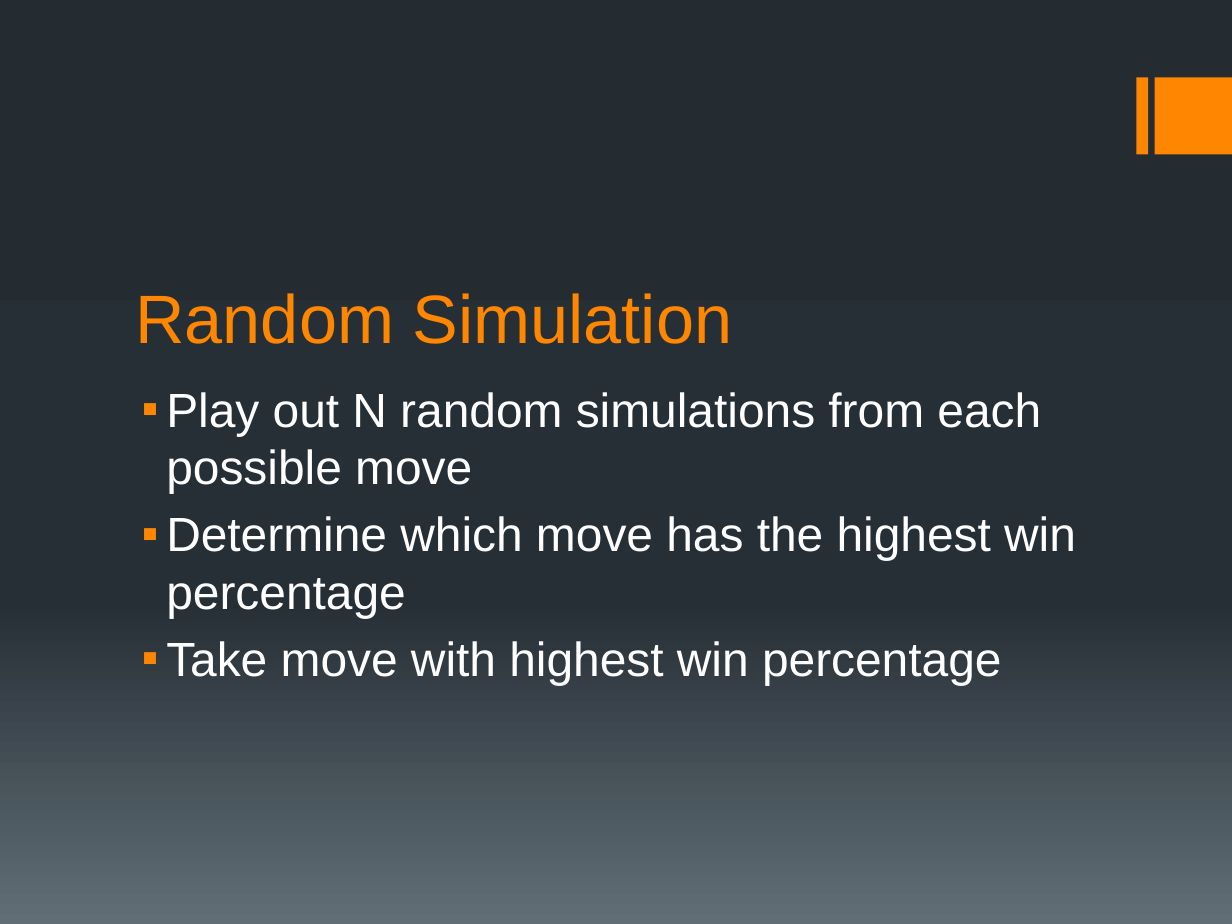
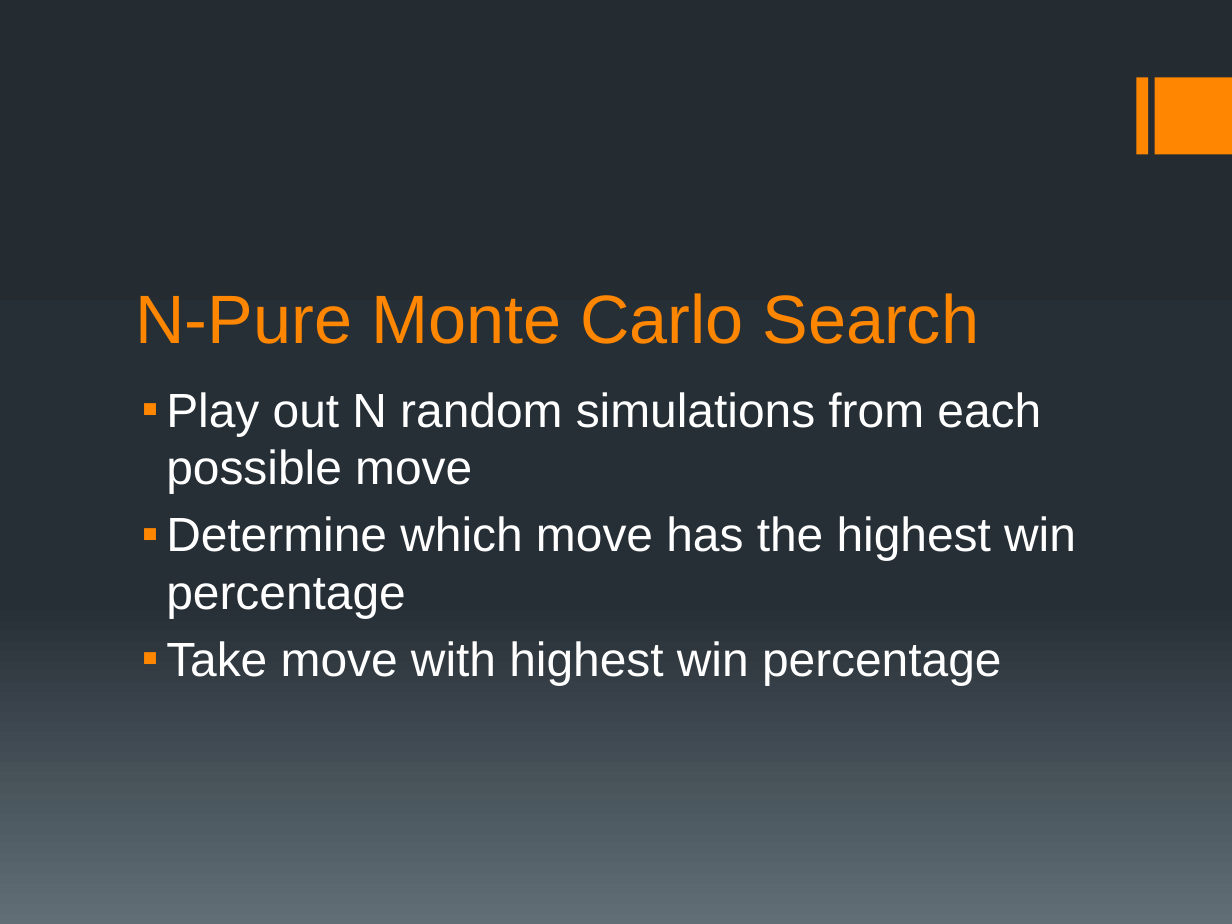
Before and after one commit to lsd53/AI_Practicum, a slide deck: slide 4 of project_ppt_lsd53_jdr289.pptx. Drawn at 1232x924 pixels with LibreOffice and Linux fonts; fonts in the diff are those of the drawing. Boxes give left, top, right and bottom in pixels: in the first picture for what was removed or moved away, otherwise in the second. Text is boxed around its words. In the diff, an @@ line names an element or a change of style, - is before the commit and + after.

```diff
--- a/project_ppt_lsd53_jdr289.pptx
+++ b/project_ppt_lsd53_jdr289.pptx
@@ title at bbox=[136, 293, 979, 344]: text changed @@
-Random Simulation
+N-Pure Monte Carlo Search
```
Also in this commit, not shown: 6 other slides changed.
